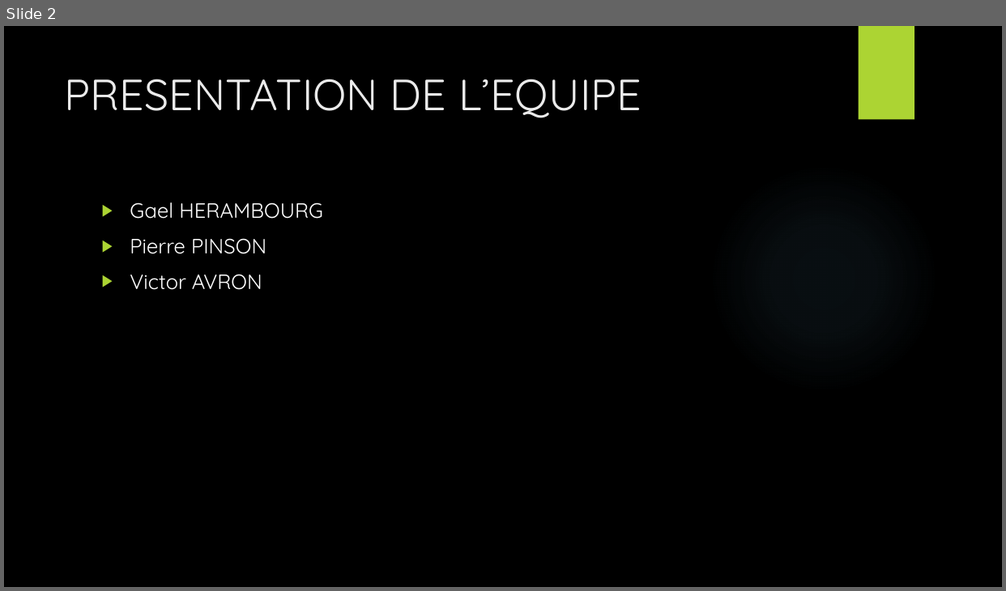
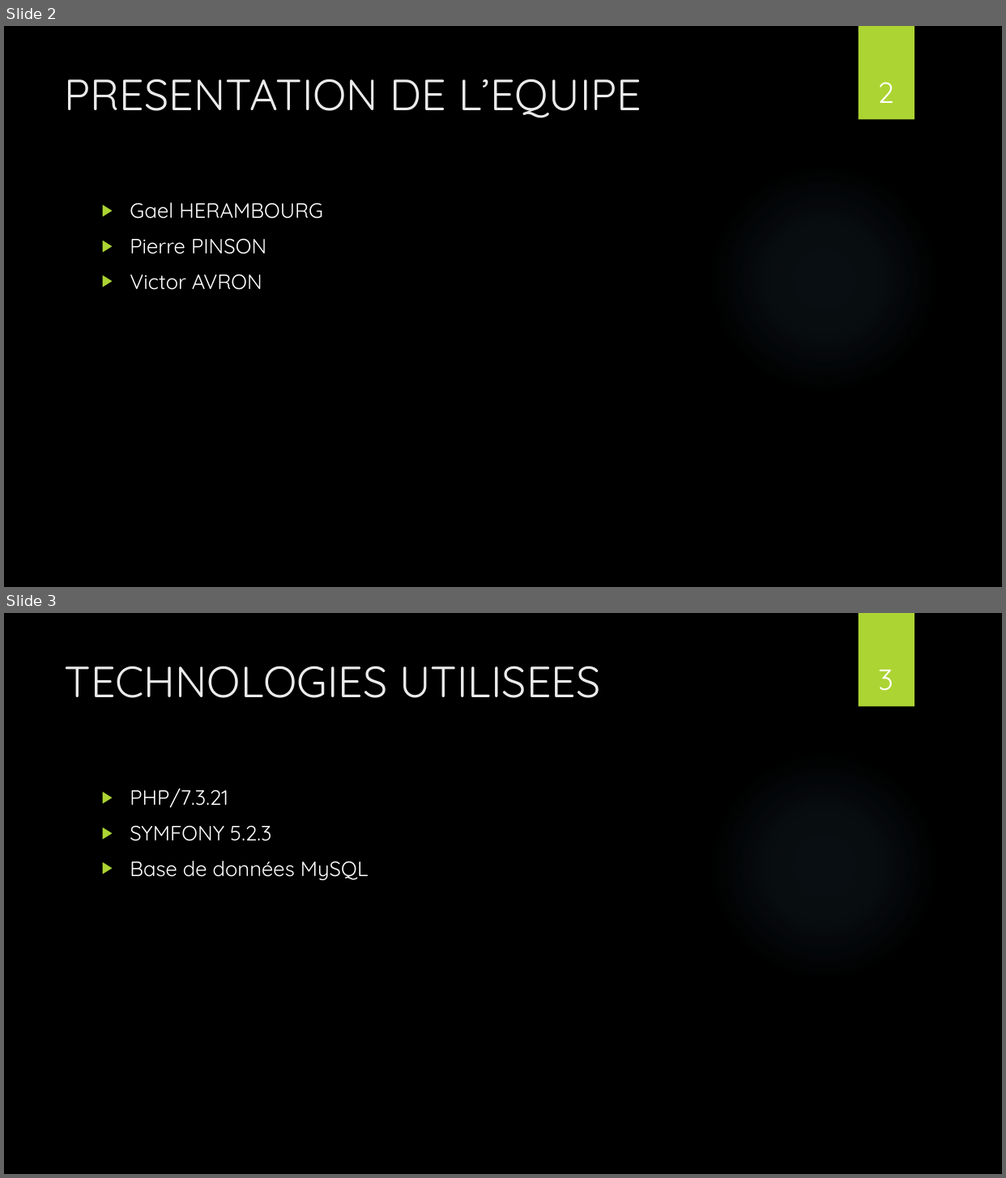
Before and after one commit to gaelherambourg/sorties.com, a slide deck: SORTIR.pptx. Shown one above the other, each under a label of ours: slide 2 before the commit, slides 2 and 3 after it. The pictures are 1006x591 and 1006x1178 pixels, drawn with LibreOffice and Linux fonts; fonts in the diff are those of the drawing; background and template pictures are left out. Boxes give left, top, right and bottom in pixels: in the first picture for what was removed or moved away, otherwise in the second. Text is boxed around its words. In the diff, an @@ line names an element or a change of style, - is before the commit and + after.

```diff
--- a/SORTIR.pptx
+++ b/SORTIR.pptx
@@ slide 3 added at <box>4,613,1002,1174</box>, background picture (left out); not listed: 2 template elements that a slide beside it also shows @@
@@ title added at <box>65,666,600,698</box>, 42 pt, text #EBEBEB @@
+TECHNOLOGIES UTILISEES
@@ page number added at <box>878,670,893,691</box>, 28 pt, text #FFFFFF @@
+3
@@ text added at <box>130,788,368,880</box>, 20 pt, text #FFFFFF @@
+▶ PHP/7.3.21
+▶ SYMFONY 5.2.3
+▶ Base de données MySQL
@@ slide 2 changed as well @@
@@ page number added at <box>877,82,893,103</box>, 28 pt, text #FFFFFF @@
+2
```
Also in this commit, not shown: 8 other slides changed, 2 other slides added, 1 other file.
